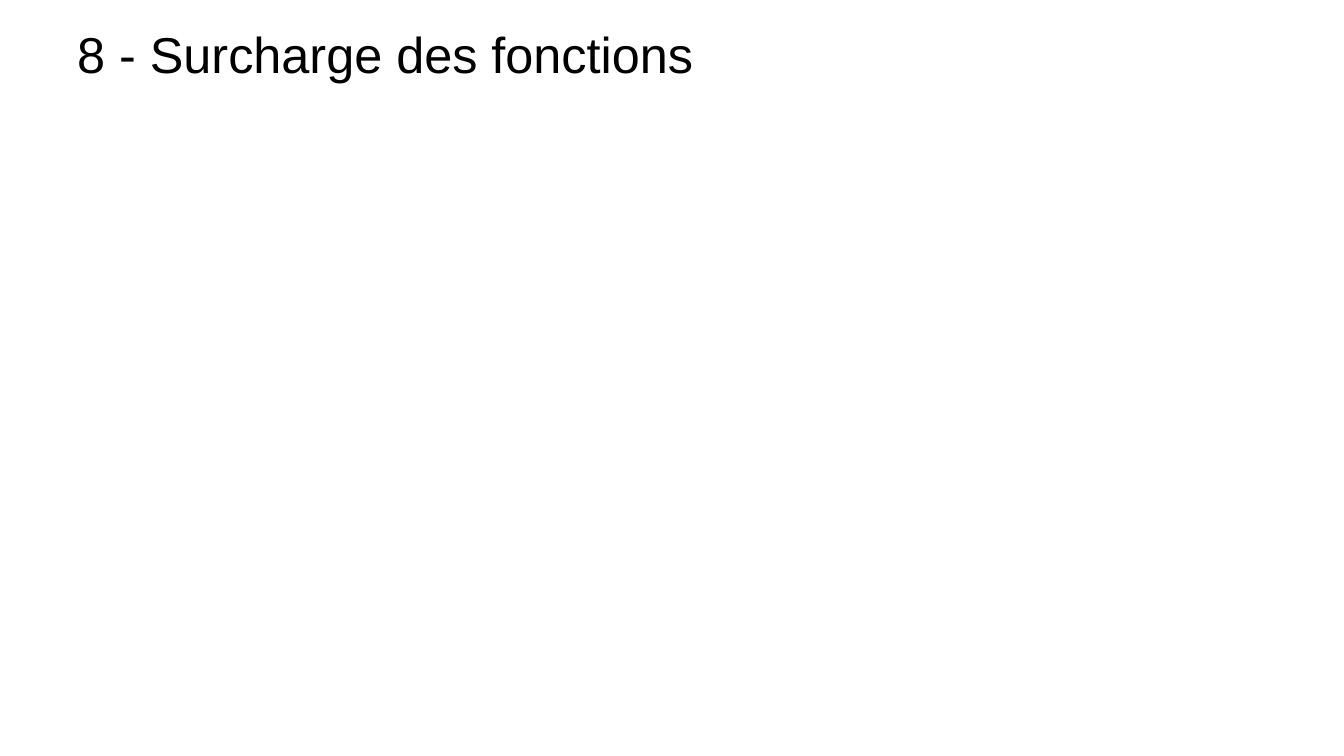
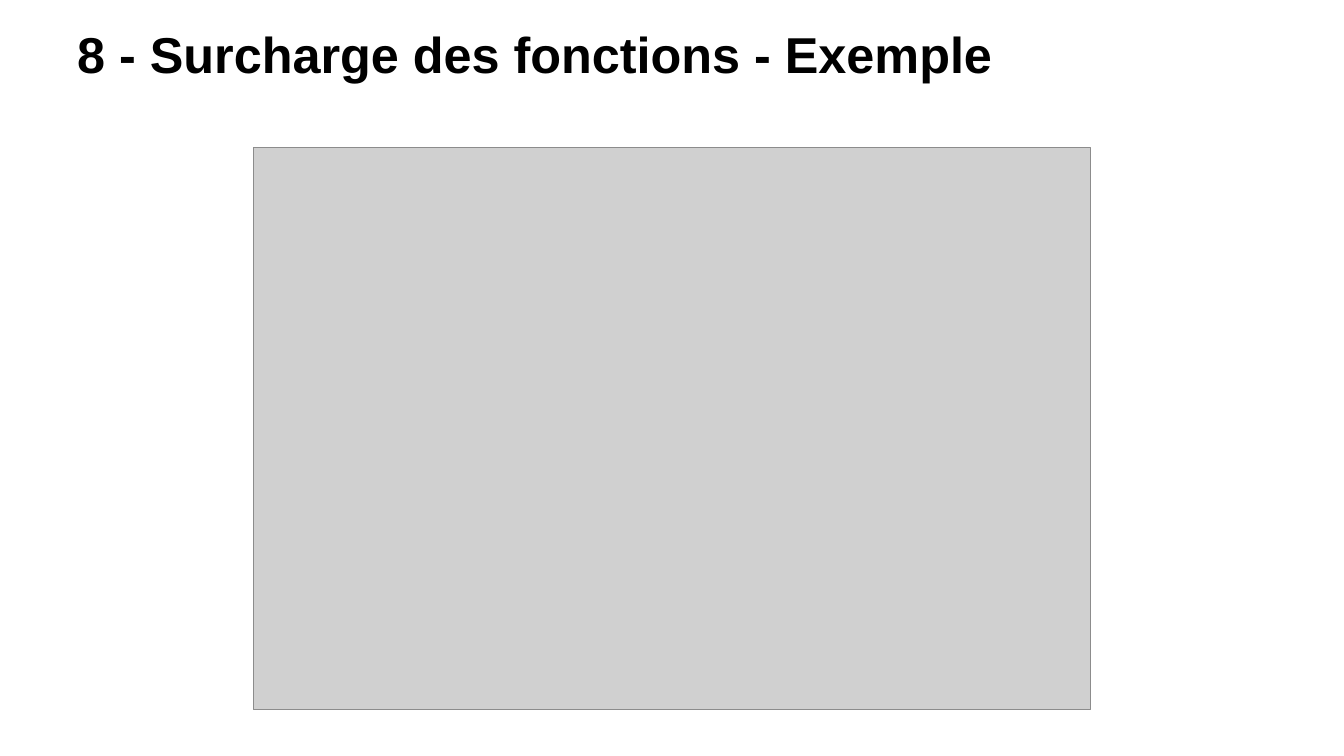
Before and after one commit to t-tortosa/cppCourses, a slide deck: slide 59 of POO.pptx (slide 53 before the commit). Drawn at 1344x756 pixels with LibreOffice and Linux fonts; fonts in the diff are those of the drawing; grey boxes stand for pictures; background and template pictures are left out. Boxes give left, top, right and bottom in pixels: in the first picture for what was removed or moved away, otherwise in the second. Text is boxed around its words. In the diff, an @@ line names an element or a change of style, - is before the commit and + after.

```diff
--- a/POO.pptx
+++ b/POO.pptx
@@ title at (77, 36, 992, 83): text changed; bold on @@
-8 - Surcharge des fonctions
+8 - Surcharge des fonctions - Exemple
@@ picture added at (253, 148, 1091, 710) @@
```
Also in this commit, not shown: 3 other slides changed, 8 slides added, 4 other files.
